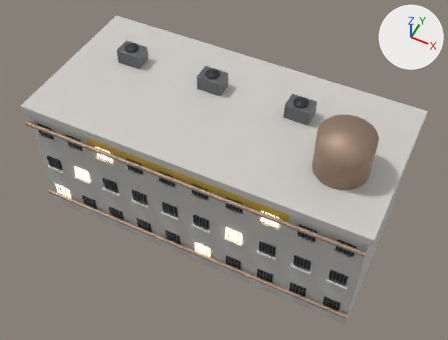
One commit to the glTF model assets/models/props/prison_block.glb: the scene before it, then after it.
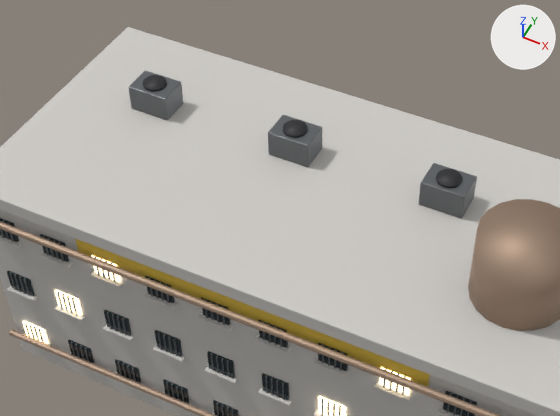
Each version is shown whole from a 50 mm lens placed at (17.2, -34.2, 47.9), pointed at (0.7, -1.2, 6.7), then close up on the part from 10% to 81% of the width and 0% to 70% of the height. Arrows for +X, +Y and +Z are at upper right; the lights stay in place. The last two pictures show the newer version. Vertices at exactly the same position are counted once.

The first close-up shows 'prison_block'.
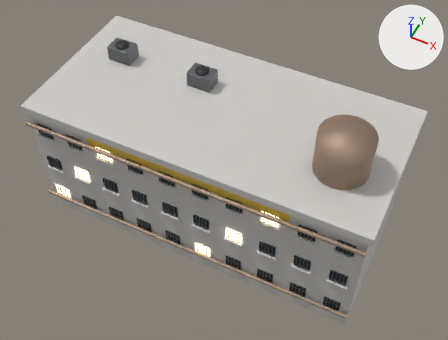
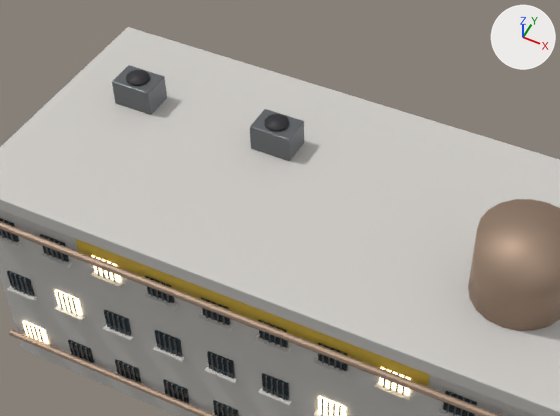
Edits to the bpy script that builds the scene:
```text
Change me_cube_025:
    used by ob_prison_block; location = (0.0, 0.0, 0.0)
    remove me_cube_025.from_pydata(...)  # 3400 vertices, 5304 faces; spans x -15.3..15.3, y -7.6..8.2, z 0.0..16.4
    add me_cube_025.from_pydata(...)  # 3312 vertices, 5136 faces; spans x -15.3..15.3, y -7.6..8.2, z 0.0..16.4
    me_cube_025 part 1: the loose piece of 32 vertices spanning x -2.6..-1.4, y 1.4..2.6, z 14.2..14.3 is moved by (-9.0, 0.0, 0.0)
    me_cube_025 part 2: the loose piece of 56 vertices spanning x 4.9..7.1, y 1.2..2.8, z 12.8..14.2 is deleted
    me_cube_025 part 3: the loose piece of 32 vertices spanning x 5.4..6.6, y 1.4..2.6, z 14.2..14.3 is deleted
    me_cube_025 part 4
    22 vertices are removed from x -10.6..-9.4, y 1.4..2.6, z 14.2..14.3
    58 faces are deleted
    112 vertices in x -11.1..-0.9, y 1.2..2.8, z 12.8..14.2 move by (-1.0, 0.0, 0.0)
    10 vertices move from x -10.6..-9.4, y 2.0..2.6, z 14.2..14.3 to x -3.6..-3.0, y 1.4..2.6, z 14.2..14.3
    22 vertices are added at x -3.6..-2.4, y 1.4..2.6, z 14.2..14.3
    58 new faces join them, mat_dark (dark grey #38383c)
```

Where the change shows, as pixel boxes (x1, y1, x2, y2) in the close-ups (560 x 416 px; the box of a moved part takes in the faces that stretch with it):
part 1 of me_cube_025, moved or reshaped: before (283, 120, 308, 138); after (126, 70, 150, 86)
part 2 of me_cube_025, deleted: before (419, 163, 477, 219)
part 3 of me_cube_025, deleted: before (436, 169, 462, 188)
part 4 of me_cube_025, moved or reshaped: before (128, 70, 322, 167); after (112, 65, 304, 161)
